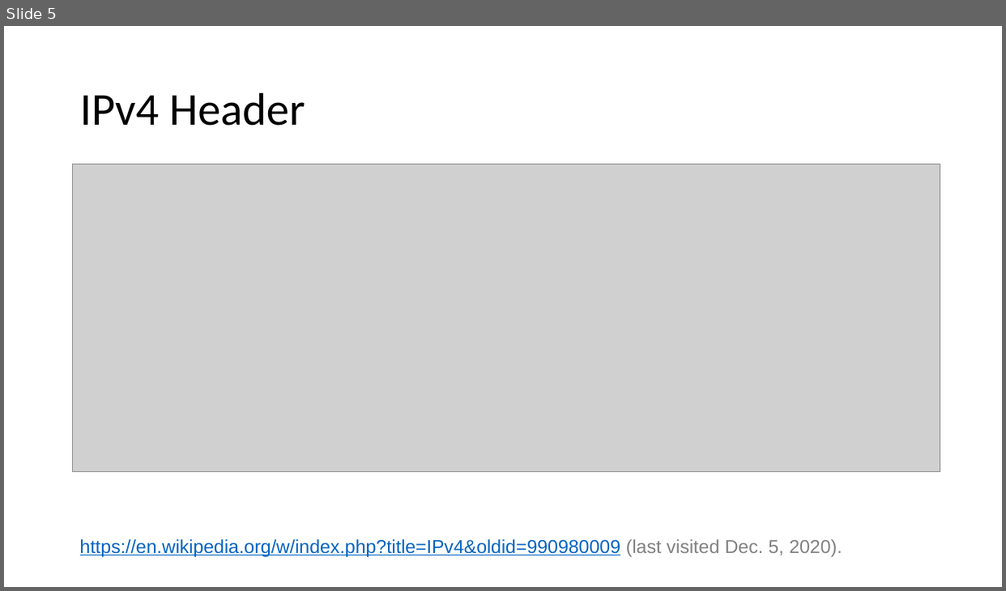
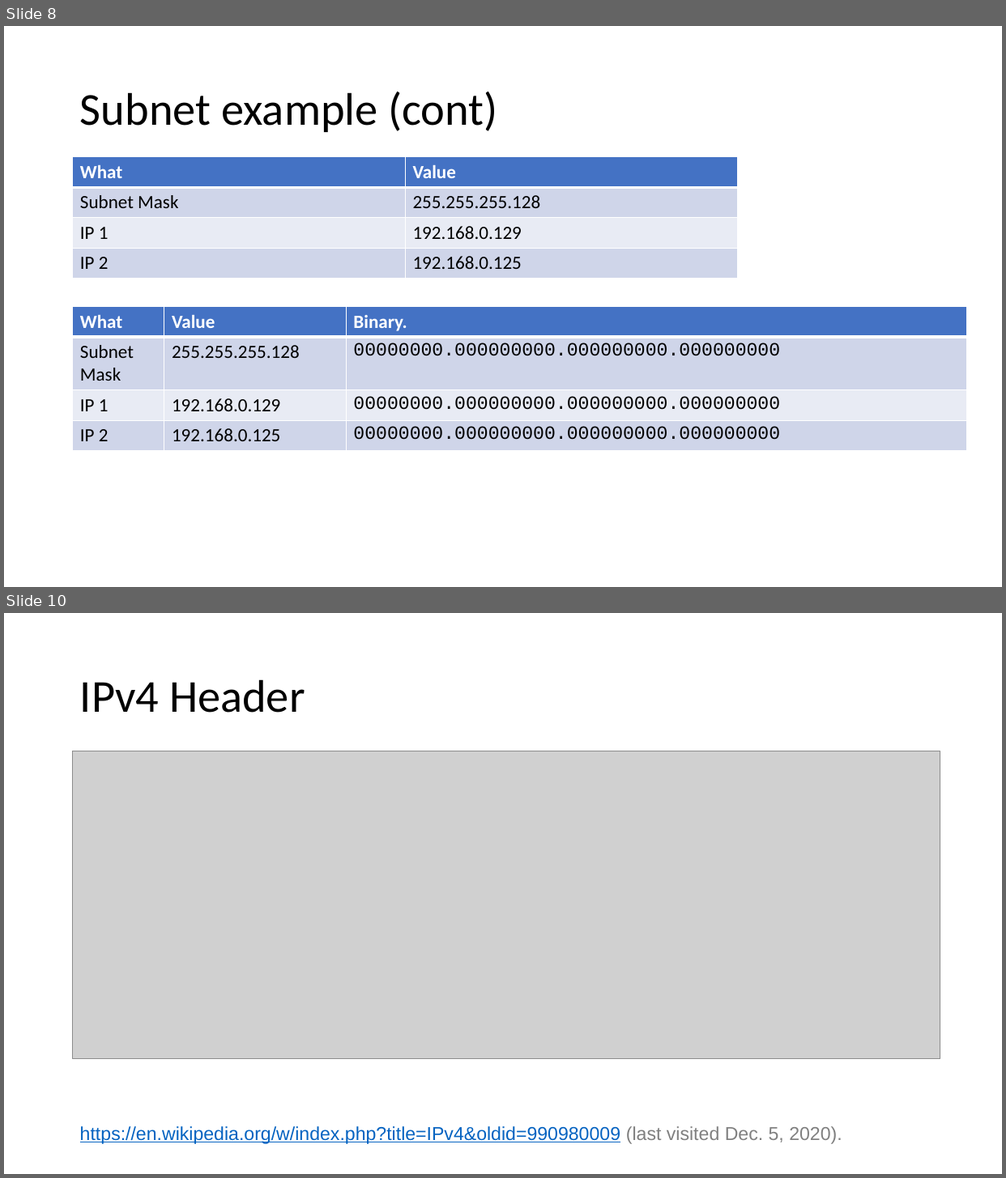
Before and after one commit to CS3550/Fall2020, a slide deck: The Internet Protocol.pptx. Shown one above the other, each under a label of ours: slide 5 before the commit, slides 8 and 10 after it; the slides between them are not shown. The pictures are 1006x591 and 1006x1178 pixels, drawn with LibreOffice and Linux fonts; fonts in the diff are those of the drawing; grey boxes stand for pictures. Boxes give left, top, right and bottom in pixels: in the first picture for what was removed or moved away, otherwise in the second. Text is boxed around its words. In the diff, an @@ line names an element or a change of style, - is before the commit and + after.

```diff
--- a/The Internet Protocol.pptx
+++ b/The Internet Protocol.pptx
@@ slide 8 added at bbox=[4, 26, 1002, 587], background #FFFFFF @@
@@ title added at bbox=[80, 92, 497, 132], 44 pt, text #000000 @@
+Subnet example (cont)
@@ table added at bbox=[73, 157, 738, 278], 4 rows, 2 columns @@
+What | Value
+Subnet Mask | 255.255.255.128
+IP 1 | 192.168.0.129
+IP 2 | 192.168.0.125
@@ table added at bbox=[73, 307, 967, 450], 4 rows, 3 columns @@
+What | Value | Binary.
+Subnet Mask | 255.255.255.128 | 00000000.000000000.000000000.000000000
+IP 1 | 192.168.0.129 | 00000000.000000000.000000000.000000000
+IP 2 | 192.168.0.125 | 00000000.000000000.000000000.000000000
@@ what was slide 5 is now slide 10 @@
```
Also in this commit, not shown: 5 other slides added.
